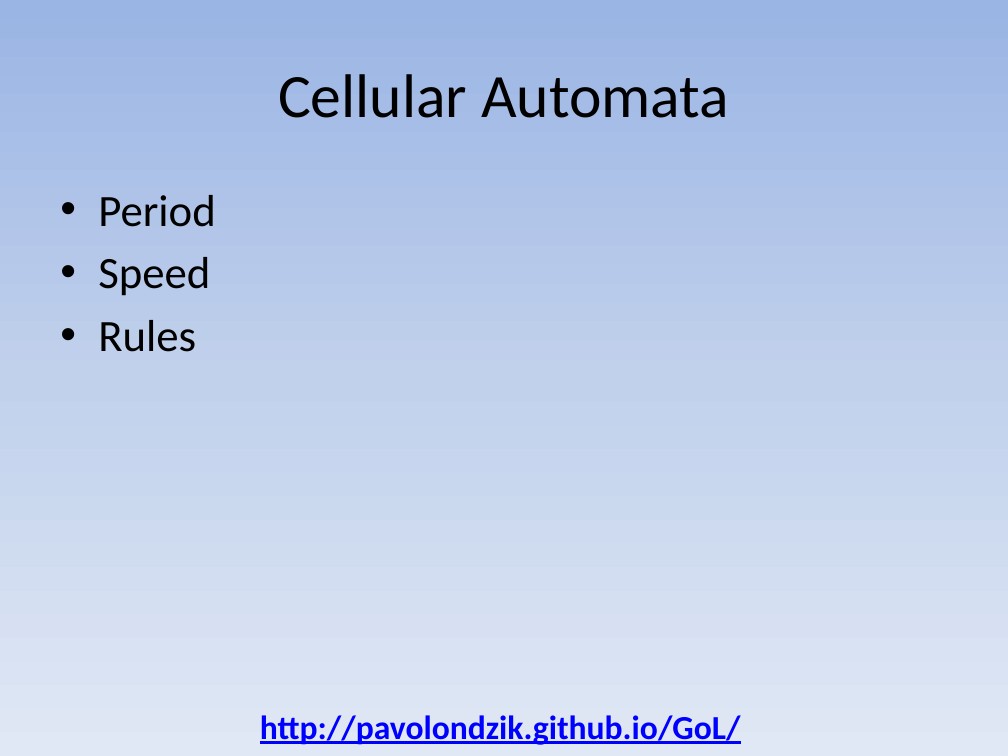
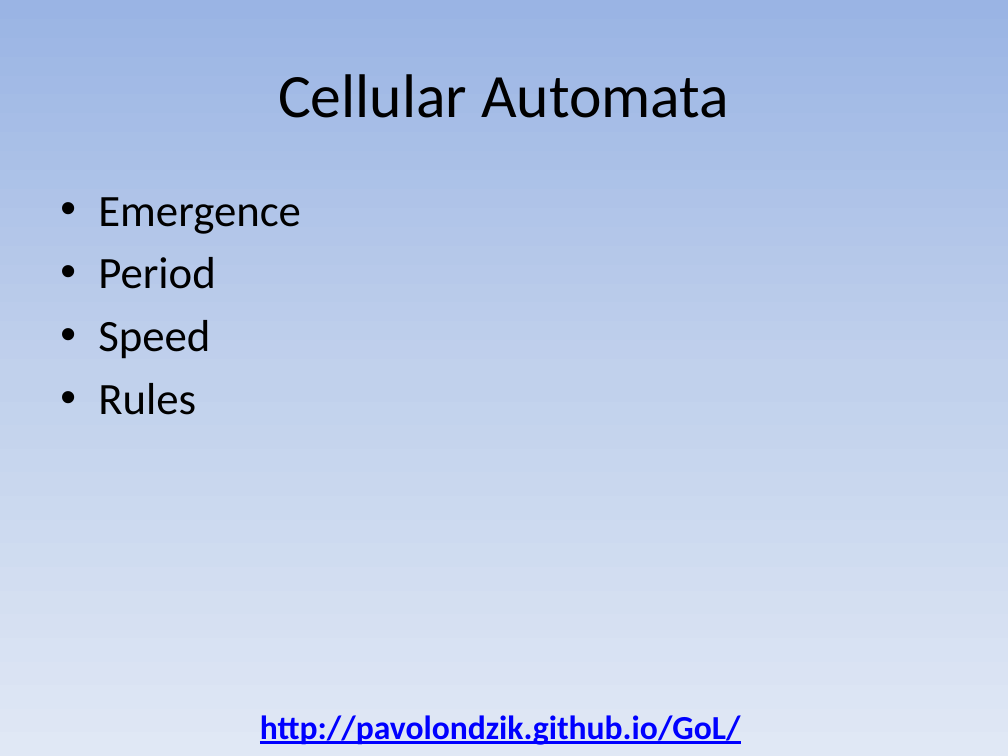
Before and after one commit to pavolondzik/GoL, a slide deck: slide 3 of Conway's Game of Life.pptx (slide 2 before the commit). Drawn at 1008x756 pixels with LibreOffice and Linux fonts; fonts in the diff are those of the drawing. Boxes give left, top, right and bottom in pixels: in the first picture for what was removed or moved away, otherwise in the second. Text is boxed around its words. In the diff, an @@ line names an element or a change of style, - is before the commit and + after.

```diff
--- a/Conway's Game of Life.pptx
+++ b/Conway's Game of Life.pptx
@@ text at (98, 197, 301, 234): paragraph added @@
+• Emergence
```
Also in this commit, not shown: 2 other slides changed, 2 slides added, 4 other files.
